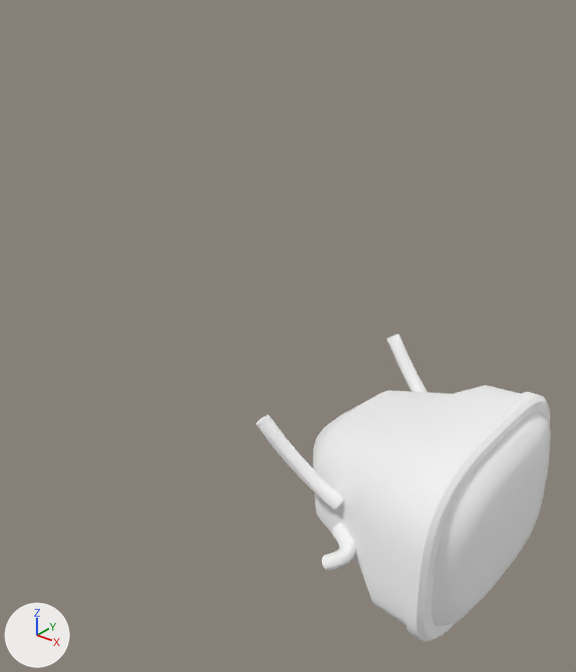
One commit to the glTF model Data/BikesV2/kits/kazeda_cruiser__front2.glb: the scene before it, then after it.
Both versions are drawn from a 50 mm camera at (1.593, -0.397, 1.191) aimed at (1.285, -0.013, 0.953). Every picture has the same lights, and +X, +Y and +Z are marked at lower left. The older version comes first. Vertices at exactly the same position are counted once.

In view in the first picture: 'kazeda_cruiser__front2'.
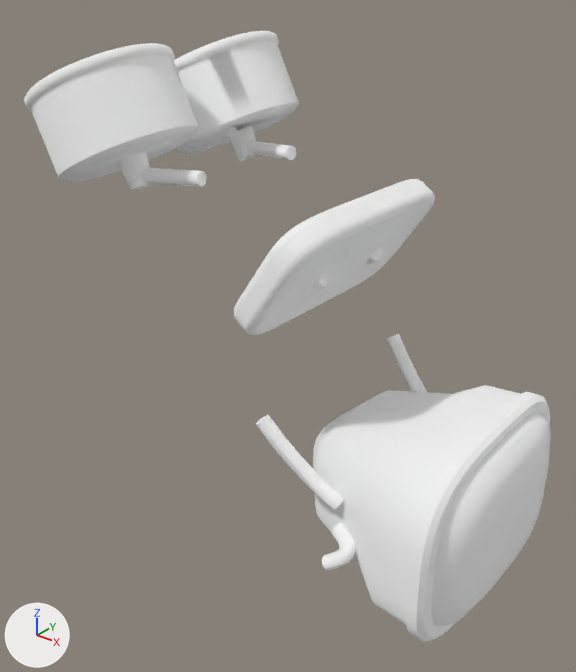
Location of each change, [x1, y1, x2, y2] in pixels of the pictures (576 x 672 px):
'kazeda_cruiser__front2', reshaped (79% wider, 98% taller)
    before: [256, 334, 550, 642]
    after: [24, 31, 550, 642]
part 1 of me_mesh_0, added
    after: [142, 168, 207, 187]
part 2 of me_mesh_0, added
    after: [247, 141, 297, 160]
part 3 of me_mesh_0, added
    after: [24, 31, 299, 191]
part 4 of me_mesh_0, added
    after: [233, 179, 435, 335]

What the commit changed:
Material 's054' (mat_s054) is new.
Its base color is (1.0, 1.0, 1.0) (white #ffffff).
Its metallic is 1.0.
Its roughness is 1.0.
Material 's058' (mat_s058) is new.
Its base color is (1.0, 1.0, 1.0) (white #ffffff).
Its metallic is 1.0.
Its roughness is 1.0.
Material 's055' (mat_s055) is new.
Its base color is (1.0, 1.0, 1.0) (white #ffffff).
Its metallic is 1.0.
Its roughness is 1.0.
Material 's057' (mat_s057) is new.
Its base color is (1.0, 1.0, 1.0) (white #ffffff).
Its metallic is 1.0.
Its roughness is 1.0.
Material 's056' (mat_s056) is new.
Its base color is (1.0, 1.0, 1.0) (white #ffffff).
Its metallic is 1.0.
Its roughness is 1.0.
Material 's053' (mat_s053) is new.
Its base color is (1.0, 1.0, 1.0) (white #ffffff).
Its metallic is 1.0.
Its roughness is 1.0.
me_mesh_0 is used by ob_kazeda_cruiser__front2; location (0.0, 0.0, 0.0).
me_mesh_0 had 2991 vertices, 5550 faces and spanned x 1.311..1.457, y -0.087..0.087, z 0.804..0.935.
me_mesh_0 now has 5045 vertices, 9598 faces and spans x 1.117..1.457, y -0.103..0.103, z 0.804..1.14.
me_mesh_0 part 1: the loose piece of 32 vertices spanning x 1.401..1.405, y -0.009..0.009, z 0.885..0.903 is copied, and the copy is multiplied about its middle by the matrix ((-16.777, 0.1, -0.005), (-2.771, -0.504, -0.216), (-1.333, -0.212, 0.512)), then moved by (-0.186, -0.049, 0.166), in mat_s055 (white #ffffff); it spans x 1.191..1.243, y -0.058..-0.04, z 1.053..1.066.
me_mesh_0 part 2: the loose piece of 32 vertices spanning x 1.401..1.405, y -0.009..0.009, z 0.885..0.903 is copied, and the copy is multiplied about its middle by the matrix ((-16.777, -0.067, -0.074), (2.771, -0.509, -0.203), (-1.333, -0.212, 0.512)), then moved by (-0.186, 0.049, 0.166), in mat_s055 (white #ffffff); it spans x 1.191..1.243, y 0.04..0.058, z 1.053..1.066.
me_mesh_0 part 3: 1374 vertices added at x 1.117..1.228, y -0.103..0.103, z 1.047..1.14.
me_mesh_0 part 4: 616 vertices added at x 1.282..1.349, y -0.078..0.078, z 0.974..1.057.
me_mesh_0 gains material mat_s053 (white #ffffff).
me_mesh_0 gains material mat_s054 (white #ffffff).
me_mesh_0 gains material mat_s055 (white #ffffff).
me_mesh_0 gains material mat_s056 (white #ffffff).
me_mesh_0 gains material mat_s057 (white #ffffff).
me_mesh_0 gains material mat_s058 (white #ffffff).
